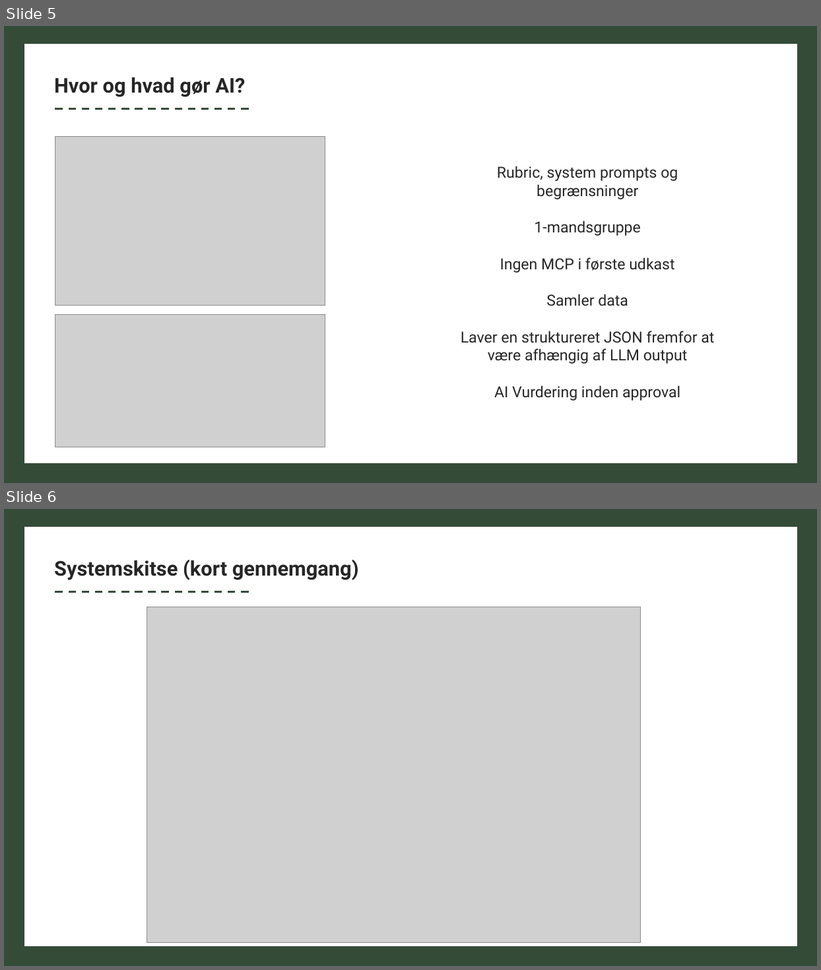
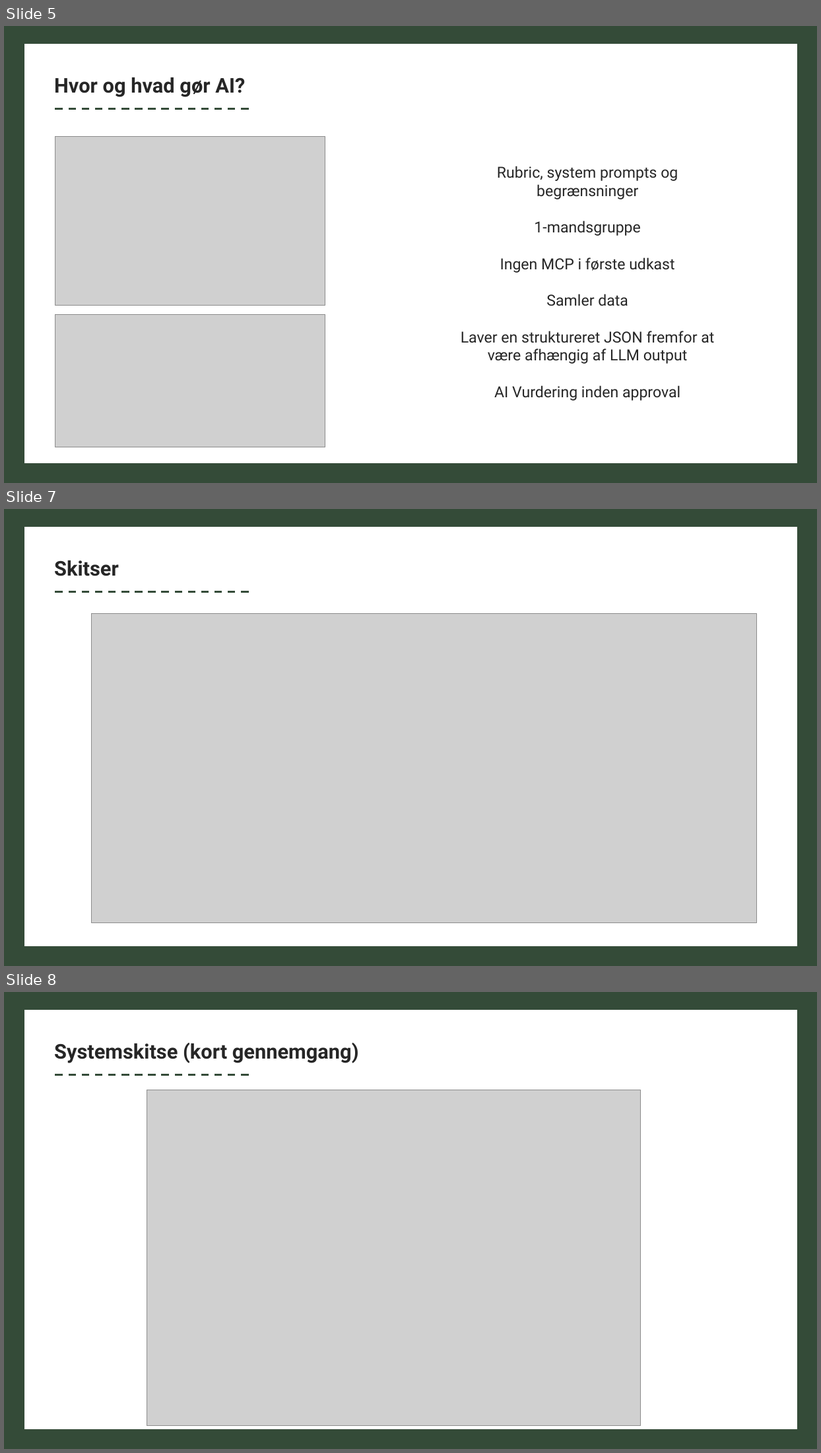
Before and after one commit to Guacamoleboy/engestofte-gods, a slide deck: exam/exam.pptx. Shown one above the other, each under a label of ours: slides 5 and 6 before the commit, slides 5, 7 and 8 after it; the slides between them are not shown. The pictures are 821x970 and 821x1453 pixels, drawn with LibreOffice and Linux fonts; fonts in the diff are those of the drawing; grey boxes stand for pictures. Boxes give left, top, right and bottom in pixels: in the first picture for what was removed or moved away, otherwise in the second. Text is boxed around its words. In the diff, an @@ line names an element or a change of style, - is before the commit and + after.

```diff
--- a/exam/exam.pptx
+++ b/exam/exam.pptx
@@ slide 7 added at [4,509,817,966], background #FFFFFF @@
@@ rectangle added at [14,516,809,957], fill #FFFFFF, outline #344B38 25 pt @@
@@ text added at [54,560,119,576], 24 pt, text #262626, bold @@
+Skitser
@@ line added from (55, 591) to (250, 591), #344B38 2.25 pt dashed @@
@@ picture added at [91,614,757,923] @@
@@ what was slide 6 is now slide 8 @@
```
Also in this commit, not shown: 2 other slides added, 1 slide removed, 3 other files.
